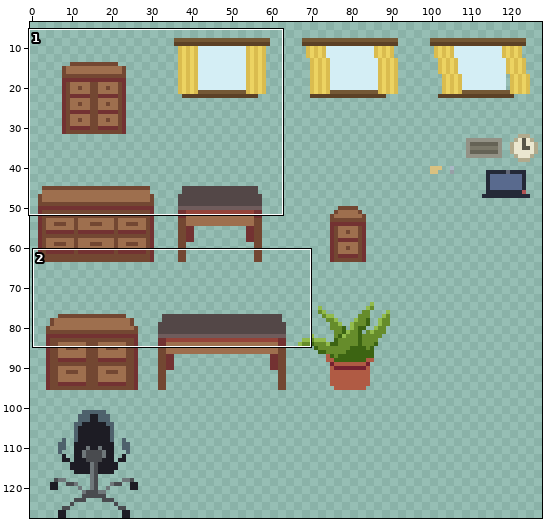
Two versions of one sprite sheet, Assets/Resources/SpriteSheet/GameSheet.png. Above: a wide view before the commit, with the close-up outlined.
Close-up. Before the commit:
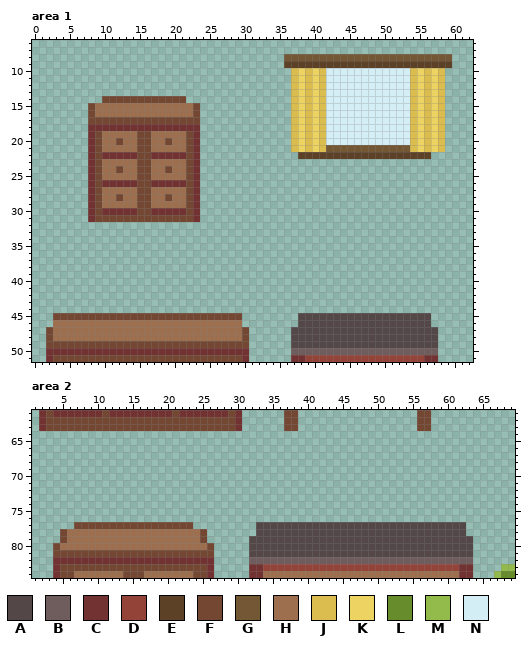
The file is 128x128 pixels. Pixels under 10% opacity are left out. Shown: area 1: x 0..62, y 6..51; area 2: x 1..69, y 61..84. The wide view leaves out empty margins. The commit also changed other parts of the picture, which this record leaves out.
Palette (. is transparent): A #534747  B #6f5c5c  C #733232  D #944339  E #5c4126  F #734732  G #745835  H #9e6f4e  J #dabc4f  K #ecd362  L #668c2b  M #92bb4b  N #d4eef5
And afterwards:
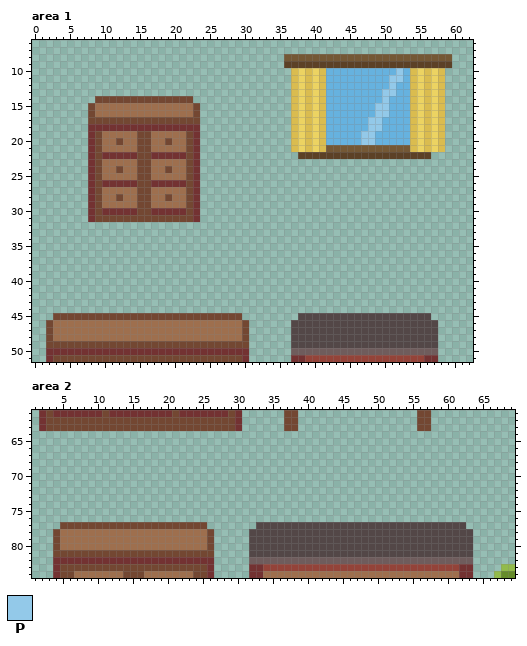
Colours new in this view: P #93c9e9
The edit:
colour N: #d4eef5 -> #66b2df
Area 1:
y 10: x 52 N -> P
y 11: x 51..52 NN -> PP
y 12: x 51 N -> P
y 13: x 50..51 NN -> PP
y 14: x 9 . -> F; x 22 . -> F; x 50 N -> P
y 15..16: x 49..50 NN -> PP
y 17..18: x 48..49 NN -> PP
y 19..20: x 47..48 NN -> PP
y 46: x 2 . -> F; x 30 . -> F; x 37 . -> A; x 57 . -> A
Area 2:
y 77: x 5..6 .. -> FF; x 24..25 .. -> FF
y 78: x 4..5 .F -> FH; x 25..26 F. -> HF; x 32 . -> A; x 63 . -> A
y 79: x 4..5 .F -> FH; x 25..26 F. -> HF
